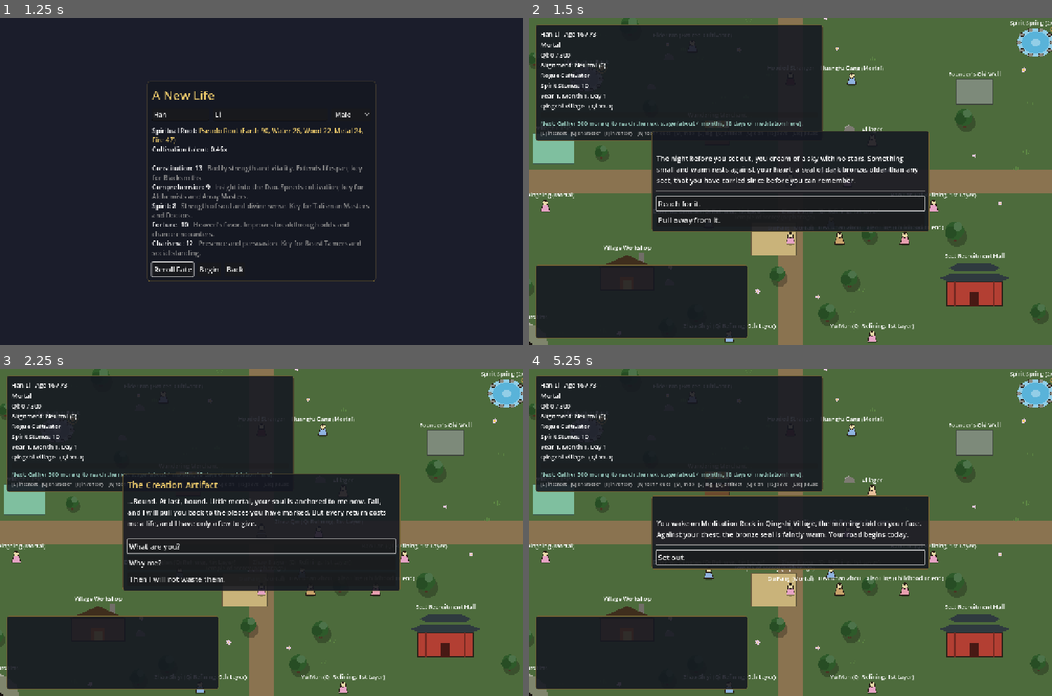
Above: before the commit, frames 1-4 (two rows, left to right).
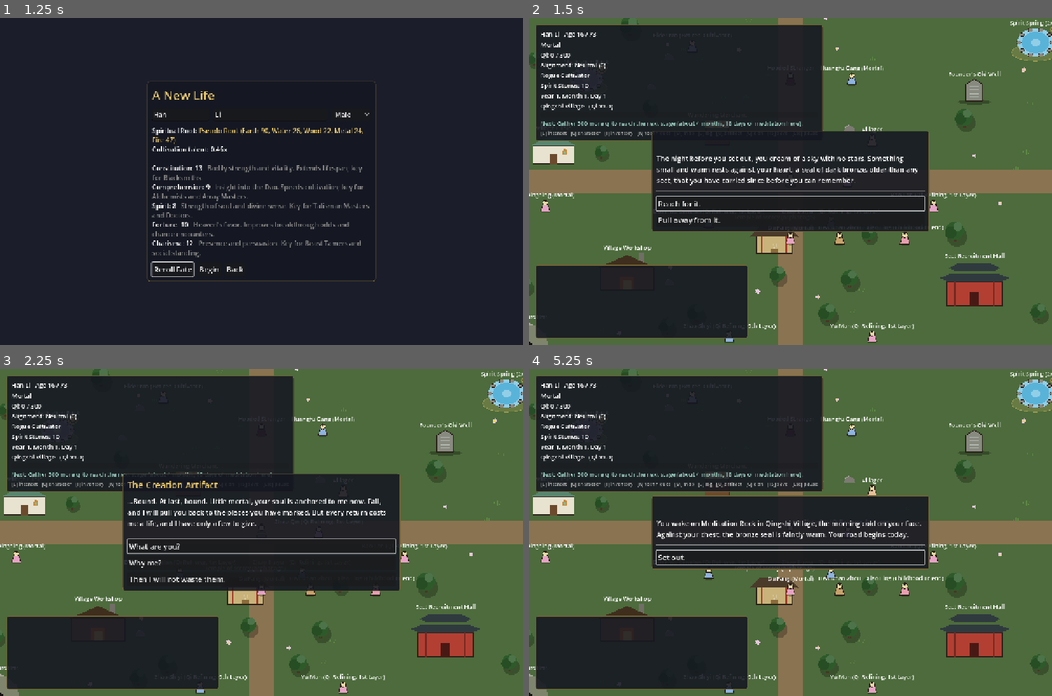
Above: after the commit, the same moments.

Repository: samridghimire/cultivation-game
Game: Godot game, scene res://src/ui/main_menu.tscn
Two runs of this game, one before a commit and one after it. Both use one fixed random seed, a clock stepped at 60 frames per second and the inputs below.
Inputs:
- Up to frame 1 (1.25 s): click "New Game" at 0.5 s
- Up to frame 2 (1.5 s): click "Begin" at 1.25 s
- Up to frame 3 (2.25 s): click "Reach for it." at 2 s
- Up to frame 4 (5.25 s): click "What are you?" at 2.75 s; click "Why me?" at 3.5 s; click "What are you?" at 4.25 s; click "..." at 5 s

Frame 1 is identical in both runs. In frame 2, 1.5% of the frame differs, in the area x 0-100%, y 8-73%; in frame 3, 1.3%; in frame 4, 1.7%.

Commit message:
[VIS-004] Place art for newer place types; [W-005e] glowing secret realm rifts
Co-Authored-By: Claude Opus 5.5 <noreply@anthropic.com>
Claude-Session: https://claude.ai/code/session_01425iTeZ71nSBW6h3jMb864

Diff:
--- a/src/core/systems/secret_realms.gd
+++ b/src/core/systems/secret_realms.gd
@@ -36,6 +36,14 @@
 
 
 ## Days until the realm opens (0 while open).
+## True if any secret realm whose entrance is in `region_id` is open.
+static func open_in_region(data: GameData, region_id: String, total_days: int) -> bool:
+	for realm_id in in_region(data, region_id):
+		if is_open(realm(data, realm_id), total_days):
+			return true
+	return false
+
+
 static func days_until_open(def: Dictionary, total_days: int) -> int:
 	if is_open(def, total_days):
 		return 0
--- a/src/ui/hud.gd
+++ b/src/ui/hud.gd
@@ -317,6 +317,8 @@
 	var density := GameState.region_qi_density()
 	_status.text += "\n%s   (Qi x%s)" % [Exploration.region_name(data, GameState.current_region), String.num(density, 2)]
 	_status.text += region_event_suffix(data, GameState.world_events, GameState.current_region)
+	if SecretRealms.open_in_region(data, GameState.current_region, GameClock.total_days):
+		_status.text += "   (Secret realm open)"
 	_qi_bar.max_value = maxf(Cultivation.qi_required(p, data), 1.0)
 	_qi_bar.value = p.qi
 	_bottleneck.text = bottleneck_hint(p, data)
--- a/src/world/interactables/abode.gd
+++ b/src/world/interactables/abode.gd
@@ -121,5 +121,3 @@
 	super._draw()
 	if is_owned():
 		draw_rect(Rect2(-size / 2.0 - Vector2(4, 4), size + Vector2(8, 8)), UIStyle.ACCENT, false, 3.0)
-		# A small doorway marks a dwelling.
-		draw_rect(Rect2(Vector2(-8, size.y / 2.0 - 22), Vector2(16, 22)), color.darkened(0.6))
--- a/src/world/interactables/interactable.gd
+++ b/src/world/interactables/interactable.gd
@@ -86,8 +86,17 @@
 		body.remove_interactable(self)
 
 
+## Whether the place's art shows its live state (e.g. an open secret realm).
+func art_active() -> bool:
+	return false
+
+
 func _draw() -> void:
-	PlaceArt.draw(self, art_kind, size, color)
+	if anchor_id != "":
+		# Artifact anchor places sit on a faint golden ring (VIS-004).
+		PlaceArt.ellipse(self, Vector2(0, size.y * 0.35), Vector2(size.x * 0.65, size.y * 0.3), Color(UIStyle.ACCENT.r, UIStyle.ACCENT.g, UIStyle.ACCENT.b, 0.18))
+		PlaceArt.ellipse(self, Vector2(0, size.y * 0.35), Vector2(size.x * 0.65, size.y * 0.3), Color(UIStyle.ACCENT.r, UIStyle.ACCENT.g, UIStyle.ACCENT.b, 0.5), 1.5)
+	PlaceArt.draw(self, art_kind, size, color, art_active())
 	if highlighted:
 		var glow := 0.5 + 0.5 * sin(_pulse_time * 5.0)
 		draw_rect(Rect2(-size / 2.0, size).grow(6.0 + 2.0 * glow), Color(1.0, 0.9, 0.5, 0.45 + 0.4 * glow), false, 2.0)
--- a/src/world/interactables/secret_realm_entrance.gd
+++ b/src/world/interactables/secret_realm_entrance.gd
@@ -2,6 +2,11 @@
 ## The entrance to the region's secret realms (W-005b, data/secret_realms.json).
 ## Lists each realm whose entrance is in the current region with its status and,
 ## while it is open, a "Delve into floor N" entry (GameState.enter_secret_realm).
+
+
+## The rift glows while any realm here is open (W-005e).
+func art_active() -> bool:
+	return GameState.data != null and SecretRealms.open_in_region(GameState.data, GameState.current_region, GameClock.total_days)
 
 
 func get_options() -> Array[Dictionary]:
--- a/src/world/place_art.gd
+++ b/src/world/place_art.gd
@@ -1,17 +1,20 @@
 class_name PlaceArt
 extends RefCounted
 ## Placeholder art for world places (VIS-003), drawn in the place's _draw():
-## one look per regions.json place type plus "npc". Shapes scale with the
-## place's size and are tinted with its color. Unknown kinds draw a plain box.
+## one look per regions.json place type plus "npc" and "abode" (VIS-004 added
+## clinic, orphanage, secret realm, auction, inheritance and abode). Shapes scale
+## with the place's size and are tinted with its color. `active` brightens kinds
+## that have a live state (an open secret realm). Unknown kinds draw a plain box.
 
 ## Kinds with their own look; anything else is a plain box.
-const KINDS := ["meditation", "merchant", "workshop", "sect_hall", "travel", "gather", "explore", "deed_giver", "npc"]
+const KINDS := ["meditation", "merchant", "workshop", "sect_hall", "travel", "gather", "explore", "deed_giver", "npc",
+	"clinic", "orphanage", "secret_realm", "auction", "inheritance", "abode"]
 const OUTLINE := Color("2a2018")
 const WOOD := Color("6b4a2e")
 const STONE := Color("8d8a82")
 
 
-static func draw(ci: CanvasItem, kind: String, size: Vector2, color: Color) -> void:
+static func draw(ci: CanvasItem, kind: String, size: Vector2, color: Color, active: bool = false) -> void:
 	var h := size / 2.0
 	match kind:
 		"meditation":
@@ -30,6 +33,18 @@
 			_cave(ci, h, color)
 		"deed_giver", "npc":
 			_figure(ci, h, color)
+		"clinic":
+			_clinic(ci, h, color)
+		"orphanage":
+			_temple(ci, h, color)
+		"secret_realm":
+			_rift(ci, h, color, active)
+		"auction":
+			_auction_hall(ci, h, color)
+		"inheritance":
+			_stele(ci, h, color)
+		"abode":
+			_cave_dwelling(ci, h, color)
 		_:
 			ci.draw_rect(Rect2(-h, size), color)
 			ci.draw_rect(Rect2(-h, size), color.darkened(0.5), false, 2.0)
@@ -156,3 +171,82 @@
 	ci.draw_circle(head, h.x * 0.45, Color("e8d9a8"))
 	ci.draw_arc(head, h.x * 0.45, 0, TAU, 20, OUTLINE, 1.5)
 	ci.draw_circle(head + Vector2(0, -h.y * 0.35), h.x * 0.22, Color("2a2018"))
+
+
+## A white-walled house with a medicine gourd hanging by the door.
+static func _clinic(ci: CanvasItem, h: Vector2, c: Color) -> void:
+	var wall := Rect2(Vector2(-h.x, -h.y * 0.2), Vector2(h.x * 2.0, h.y * 1.2))
+	ci.draw_rect(wall, Color("e8e2d0"))
+	ci.draw_rect(wall, OUTLINE, false, 2.0)
+	ci.draw_colored_polygon(PackedVector2Array([Vector2(-h.x - 6, -h.y * 0.2), Vector2(0, -h.y * 0.95), Vector2(h.x + 6, -h.y * 0.2)]), c.darkened(0.3))
+	ci.draw_rect(Rect2(Vector2(-h.x * 0.2, h.y * 0.35), Vector2(h.x * 0.4, h.y * 0.65)), WOOD)
+	var gourd := Vector2(h.x * 0.55, h.y * 0.25)
+	ci.draw_line(gourd + Vector2(0, -h.y * 0.45), gourd + Vector2(0, -h.y * 0.25), OUTLINE, 1.5)
+	ci.draw_circle(gourd + Vector2(0, -h.y * 0.18), h.y * 0.1, Color("c98a3a"))
+	ci.draw_circle(gourd, h.y * 0.16, Color("c98a3a"))
+	ci.draw_line(gourd + Vector2(-h.y * 0.08, 0), gourd + Vector2(h.y * 0.08, 0), c, 2.0)
+	ci.draw_line(gourd + Vector2(0, -h.y * 0.08), gourd + Vector2(0, h.y * 0.08), c, 2.0)
+
+
+## A small temple: red pillars, a curved roof and an incense burner.
+static func _temple(ci: CanvasItem, h: Vector2, c: Color) -> void:
+	var wall := Rect2(Vector2(-h.x * 0.8, -h.y * 0.15), Vector2(h.x * 1.6, h.y * 1.05))
+	ci.draw_rect(wall, c)
+	ci.draw_rect(wall, OUTLINE, false, 2.0)
+	for x in [-0.55, 0.55]:
+		ci.draw_line(Vector2(h.x * x, -h.y * 0.15), Vector2(h.x * x, h.y * 0.9), Color("a33a2a"), 4.0)
+	ci.draw_colored_polygon(PackedVector2Array([Vector2(-h.x - 6, -h.y * 0.1), Vector2(-h.x * 0.6, -h.y * 0.75), Vector2(h.x * 0.6, -h.y * 0.75), Vector2(h.x + 6, -h.y * 0.1), Vector2(h.x * 0.8, -h.y * 0.15), Vector2(-h.x * 0.8, -h.y * 0.15)]), Color("4a3a2a"))
+	var burner := Vector2(0, h.y * 0.75)
+	ci.draw_rect(Rect2(burner - Vector2(h.x * 0.15, h.y * 0.1), Vector2(h.x * 0.3, h.y * 0.2)), Color("8a6a3a"))
+	for i in 3:
+		ci.draw_line(burner + Vector2((i - 1) * 4, -h.y * 0.1), burner + Vector2((i - 1) * 4 + 2, -h.y * 0.45), Color(0.9, 0.9, 0.9, 0.5), 1.0)
+
+
+## A swirling rift in the air; brighter and wider while a realm is open.
+static func _rift(ci: CanvasItem, h: Vector2, c: Color, active: bool) -> void:
+	var glow := 0.55 if active else 0.2
+	ellipse(ci, Vector2.ZERO, h, Color(c.r, c.g, c.b, glow * 0.6))
+	for i in 5:
+		var r := h * (0.95 - i * 0.17)
+		var start := i * 0.9
+		var arc := PackedVector2Array()
+		for k in 13:
+			arc.append(Vector2.from_angle(start + PI * 1.3 * k / 12.0) * r)
+		ci.draw_polyline(arc, c.lightened(0.15 * i) if active else c.darkened(0.2), 2.5 if active else 1.5)
+	ellipse(ci, Vector2.ZERO, h * 0.2, Color(1, 1, 1, 0.8 if active else 0.25))
+
+
+## A grand hall with three hanging banners.
+static func _auction_hall(ci: CanvasItem, h: Vector2, c: Color) -> void:
+	var wall := Rect2(Vector2(-h.x, -h.y * 0.25), Vector2(h.x * 2.0, h.y * 1.25))
+	ci.draw_rect(wall, c)
+	ci.draw_rect(wall, OUTLINE, false, 2.0)
+	ci.draw_colored_polygon(PackedVector2Array([Vector2(-h.x - 8, -h.y * 0.25), Vector2(-h.x * 0.7, -h.y), Vector2(h.x * 0.7, -h.y), Vector2(h.x + 8, -h.y * 0.25)]), Color("3a2a20"))
+	for i in 3:
+		var x := -h.x * 0.6 + i * h.x * 0.6
+		ci.draw_rect(Rect2(Vector2(x - h.x * 0.12, -h.y * 0.15), Vector2(h.x * 0.24, h.y * 0.6)), Color("c9a24a") if i == 1 else Color("a33a2a"))
+	ci.draw_rect(Rect2(Vector2(-h.x * 0.15, h.y * 0.55), Vector2(h.x * 0.3, h.y * 0.45)), c.darkened(0.6))
+
+
+## A weathered stone stele carved with runes in the place color.
+static func _stele(ci: CanvasItem, h: Vector2, c: Color) -> void:
+	ellipse(ci, Vector2(0, h.y * 0.85), Vector2(h.x * 0.9, h.y * 0.2), Color(0, 0, 0, 0.3))
+	var slab := PackedVector2Array([Vector2(-h.x * 0.45, h.y * 0.8), Vector2(-h.x * 0.45, -h.y * 0.6), Vector2(0, -h.y), Vector2(h.x * 0.45, -h.y * 0.6), Vector2(h.x * 0.45, h.y * 0.8)])
+	ci.draw_colored_polygon(slab, STONE.lerp(c, 0.3))
+	slab.append(slab[0])
+	ci.draw_polyline(slab, OUTLINE, 2.0)
+	for row in 4:
+		var y := -h.y * 0.45 + row * h.y * 0.3
+		ci.draw_line(Vector2(-h.x * 0.25, y), Vector2(h.x * 0.25, y), c.lightened(0.4), 2.0)
+
+
+## A cliff face with a curtained cave door: a cultivator's dwelling.
+static func _cave_dwelling(ci: CanvasItem, h: Vector2, c: Color) -> void:
+	var rock := STONE.lerp(c, 0.5)
+	ci.draw_colored_polygon(PackedVector2Array([Vector2(-h.x, h.y), Vector2(-h.x, -h.y * 0.4), Vector2(-h.x * 0.4, -h.y), Vector2(h.x * 0.5, -h.y * 0.8), Vector2(h.x, -h.y * 0.2), Vector2(h.x, h.y)]), rock)
+	var door := PackedVector2Array()
+	for i in 17:
+		door.append(Vector2.from_angle(PI + PI * i / 16.0) * Vector2(h.x * 0.35, h.y * 0.8) + Vector2(0, h.y))
+	ci.draw_colored_polygon(door, Color("1a1410"))
+	ci.draw_rect(Rect2(Vector2(-h.x * 0.25, h.y * 0.3), Vector2(h.x * 0.5, h.y * 0.7)), Color("7a3a2a"))
+	ci.draw_line(Vector2(-h.x * 0.3, h.y * 0.3), Vector2(h.x * 0.3, h.y * 0.3), WOOD, 3.0)
--- a/src/world/world.gd
+++ b/src/world/world.gd
@@ -120,6 +120,7 @@
 		node.position = _vec(abode.get("pos", [0, 0]))
 		node.size = _vec(abode.get("size", [80, 60]))
 		node.color = Color(String(abode.get("color", "6f6a5a")))
+		node.art_kind = "abode"
 		add_child(node)
 		move_child(node, player.get_index())
 
--- a/tests/unit/test_place_art.gd
+++ b/tests/unit/test_place_art.gd
@@ -23,3 +23,46 @@
 	node.highlighted = false
 	assert_false(node.is_processing())
 	node.free()
+
+
+## VIS-004: every place type in regions.json (and abodes) has its own art,
+## and drawing each one raises no errors.
+func test_every_place_type_has_art_and_draws() -> void:
+	for region: Dictionary in data().regions.values():
+		for place: Dictionary in region.get("places", []):
+			assert_true(PlaceArt.KINDS.has(String(place["type"])), "no art for '%s'" % place["type"])
+	assert_true(PlaceArt.KINDS.has("abode"))
+	var nodes: Array = []
+	for kind in PlaceArt.KINDS:
+		var node := Interactable.new()
+		node.art_kind = kind
+		node.anchor_id = "qingshi_rock" if kind == "meditation" else ""
+		_root().add_child(node)
+		node.queue_redraw()
+		nodes.append(node)
+	await _root().get_tree().process_frame
+	await _root().get_tree().process_frame
+	for node in nodes:
+		node.free()
+
+
+## W-005e: the rift glows while a realm in the region is open.
+func test_secret_realm_rift_glows_while_open() -> void:
+	var gs := _root().get_node("GameState")
+	var clock := _root().get_node("GameClock")
+	gs.start_session(new_character())
+	gs.current_region = "misty_forest"
+	var rift: Node = load("res://src/world/interactables/secret_realm_entrance.gd").new()
+	var def := SecretRealms.realm(gs.data, "verdant_remnant")
+	var open_day := -1
+	for day in range(0, 3650 * 4, 5):
+		if SecretRealms.is_open(def, day):
+			open_day = day
+			break
+	assert_true(open_day >= 0)
+	clock.total_days = open_day
+	assert_true(rift.art_active())
+	clock.total_days = open_day + int(def.get("open_days", 30)) + 1
+	assert_false(rift.art_active())
+	rift.free()
+	gs.end_session()
Not shown, changed: docs/BACKLOG.md
Not shown, changed: docs/CHANGELOG.md
